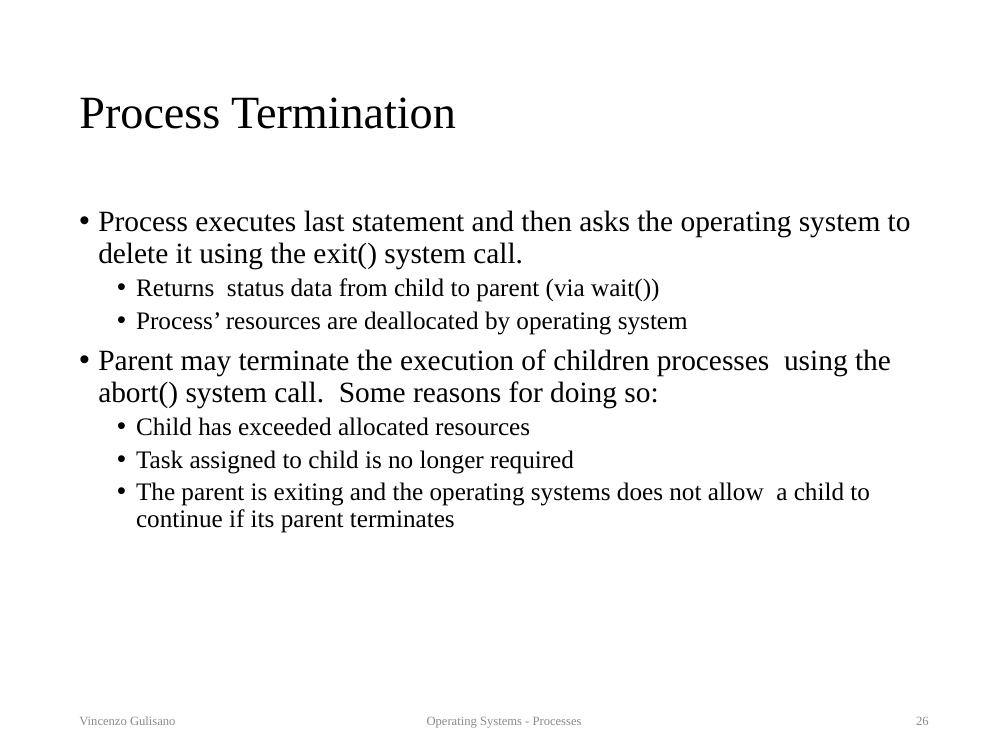
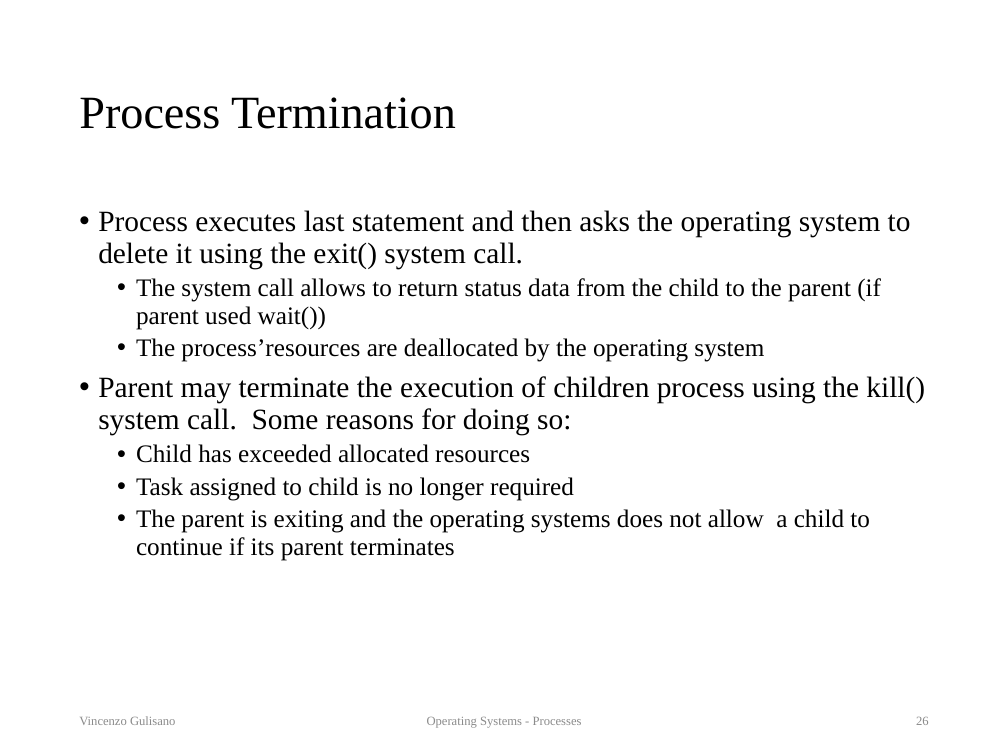
Before and after one commit to vincenzo-gulisano/os_material, a slide deck: slide 26 of slides/processes.pptx. Drawn at 1008x756 pixels with LibreOffice and Linux fonts; fonts in the diff are those of the drawing. Boxes give left, top, right and bottom in pixels: in the first picture for what was removed or moved away, otherwise in the second. Text is boxed around its words. In the diff, an @@ line names an element or a change of style, - is before the commit and + after.

Commit message:
Polished processes slides (mainly typos and broken sentences, but also some sentence that was possibly confusing / over-simplifying). Slightly updated exerices at the end too

```diff
--- a/slides/processes.pptx
+++ b/slides/processes.pptx
@@ text at (98,278,925,435): text changed; size 21 to 18 pt @@
-  • Returns status data from child to parent (via wait())
-  • Process’ resources are deallocated by operating system
-• Parent may terminate the execution of children processes using the abort() system call. Some reasons for doing so:
+  • The system call allows to return status data from the child to the parent (if parent used wait())
+  • The process’resources are deallocated by the operating system
+• Parent may terminate the execution of children process using the kill() system call. Some reasons for doing so:
```
Also in this commit, not shown: 39 other slides changed, 3 other files.
